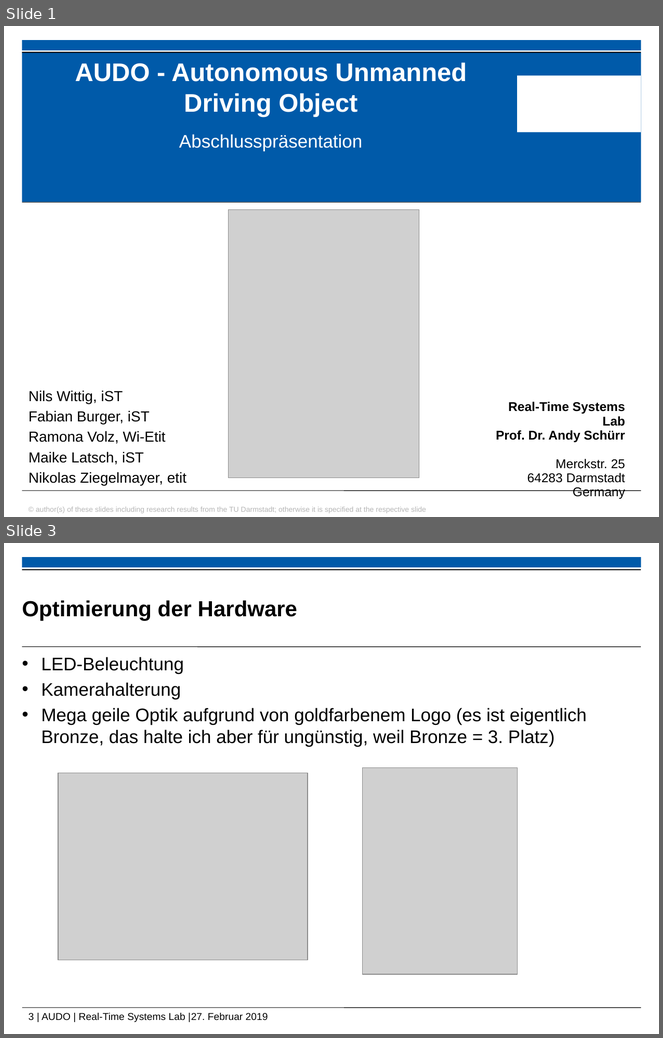
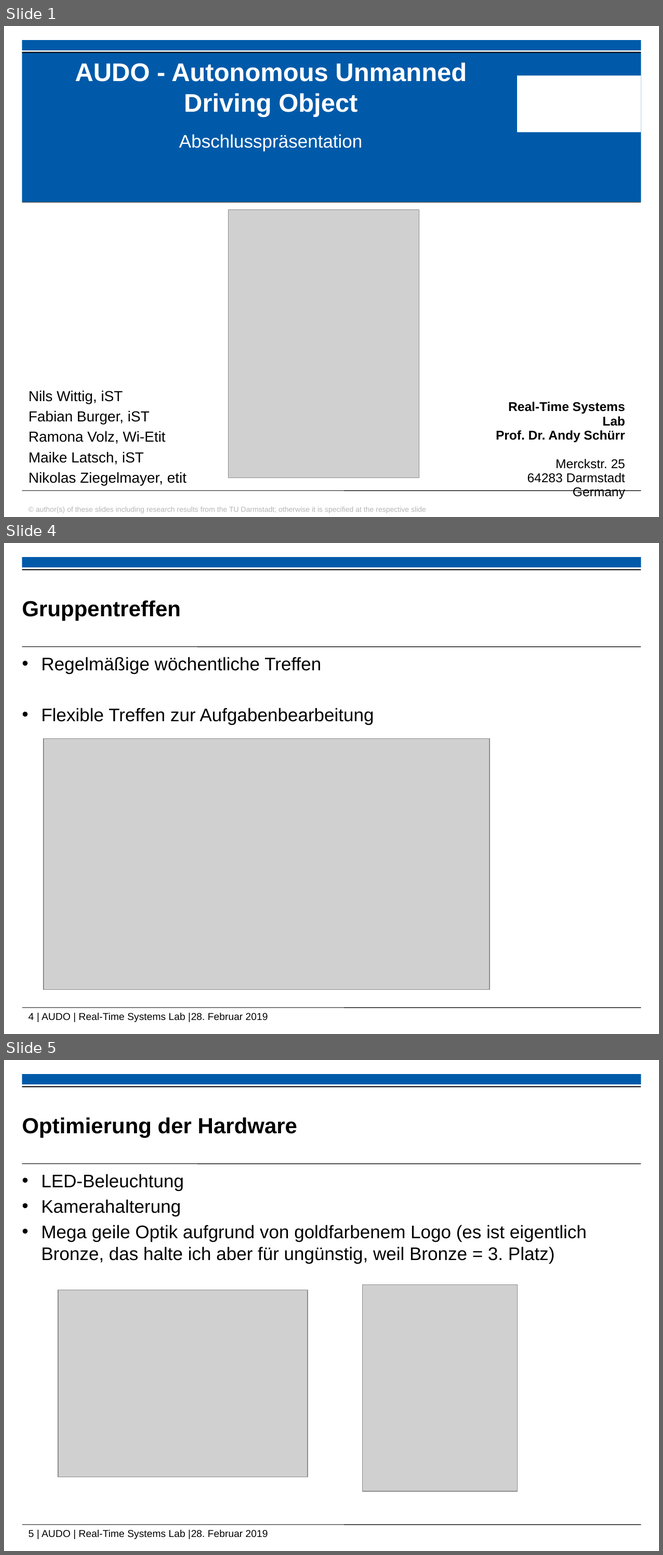
Before and after one commit to ramona3300/AUDO, a slide deck: Dokumente/Präsentationen/Abschlusspräsentation.pptx. Shown one above the other, each under a label of ours: slides 1 and 3 before the commit, slides 1, 4 and 5 after it; the slides between them are not shown. The pictures are 663x1038 and 663x1555 pixels, drawn with LibreOffice and Linux fonts; fonts in the diff are those of the drawing; grey boxes stand for pictures; background and template pictures are left out. Boxes give left, top, right and bottom in pixels: in the first picture for what was removed or moved away, otherwise in the second. Text is boxed around its words. In the diff, an @@ line names an element or a change of style, - is before the commit and + after.

```diff
--- a/Dokumente/Präsentationen/Abschlusspräsentation.pptx
+++ b/Dokumente/Präsentationen/Abschlusspräsentation.pptx
@@ slide 4 added at (4,543,659,1034), background #FFFFFF; not listed: 5 template elements that a slide beside it also shows @@
@@ title added at (22,600,181,621), 24 pt, text #000000, bold @@
+Gruppentreffen
@@ text added at (41,657,374,725), 20 pt, text #000000 @@
+• Regelmäßige wöchentliche Treffen
+• Flexible Treffen zur Aufgabenbearbeitung
@@ picture added at (44,739,490,990) @@
@@ what was slide 3 is now slide 5 @@
@@ text at (28,1530,268,1539): text changed @@
-3 | AUDO | Real-Time Systems Lab |27. Februar 2019
+5 | AUDO | Real-Time Systems Lab |28. Februar 2019
```
Also in this commit, not shown: 3 slides changed, 2 other slides added, 1 other file.
